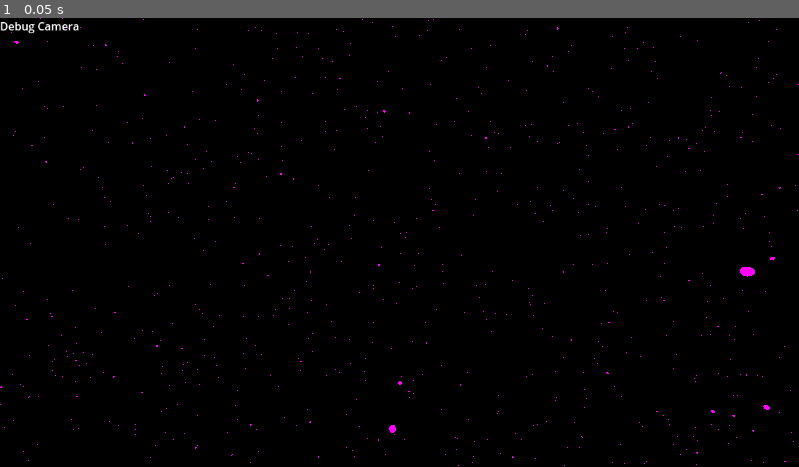
Above: before the commit, frame 1.
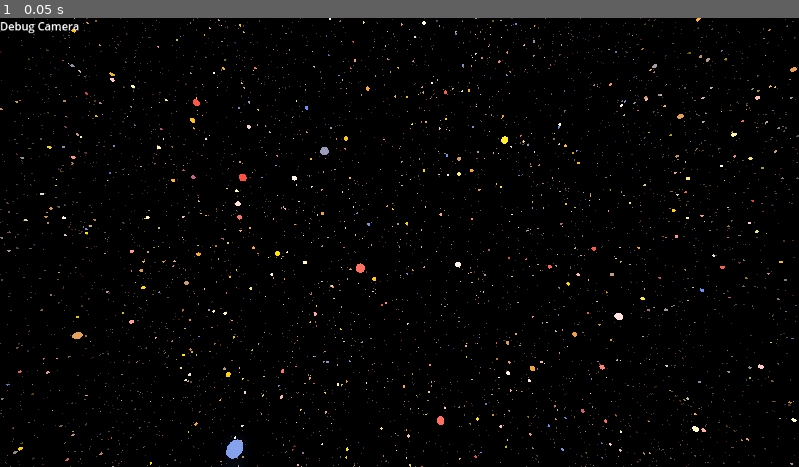
Above: after the commit, the same moment.

Repository: jeh8035/IGME531-Project-4
Game: Godot game, scene res://main.tscn
The game is run twice, just before and just after one commit, with the same random seed, the same clock (stepped at 60 frames per second) and the same inputs.
Inputs:
- Up to frame 1 (0.05 s): no input

The runs differ from the first frame. In frame 1, 2.6% of the frame differs, in the area x 0-100%, y 0-100%.

Commit message:
Finish project

Diff:
--- a/Orbs/orb.gd
+++ b/Orbs/orb.gd
@@ -18,9 +18,10 @@
 
 func _ready() -> void:
 	for i : int in count:
+		var size : float = randf_range(0.1, 4.0);
 		data.append_array([
-			1, 0, 0, randf_range(-bounds/2, bounds/2),
-			0, 1, 0, randf_range(-bounds/2, bounds/2),
-			0, 0, 1, randf_range(-bounds/2, bounds/2)
+			size, 0, 0, randf_range(-bounds/2, bounds/2),
+			0, size, 0, randf_range(-bounds/2, bounds/2),
+			0, 0, size, randf_range(-bounds/2, bounds/2)
 		])
 	finish()
--- a/Orbs/orb.gdshader
+++ b/Orbs/orb.gdshader
@@ -1,15 +1,28 @@
 shader_type spatial;
 
+uniform sampler2D gradient;
+
+varying float rand_val;
+
+//https://tips.orels.sh/optimized-hash-for-shaders
+float hash1(float p)
+{
+    p = fract(p * .1031);
+    p *= p + 33.33;
+    p *= p + p;
+    return fract(p);
+}
+
 void vertex() {
-	// Called for every vertex the material is visible on.
+	rand_val = hash1(
+		MODEL_MATRIX[3][0] +
+		MODEL_MATRIX[3][1] +
+		MODEL_MATRIX[3][2]
+	);
 }
 
 void fragment() {
-	EMISSION = vec3(1.0, 0.0, 1.0);
-	// Called for every pixel the material is visible on.
+	vec4 color = texture(gradient, vec2(rand_val, 0.0));
+
+	EMISSION = color.xyz;
 }
-
-//void light() {
-//	// Called for every pixel for every light affecting the material.
-//	// Uncomment to replace the default light processing function with this one.
-//}
--- a/Orbs/orb.tscn
+++ b/Orbs/orb.tscn
@@ -1,11 +1,20 @@
-[gd_scene load_steps=5 format=3 uid="uid://bae2knb7m8jik"]
+[gd_scene load_steps=7 format=3 uid="uid://bae2knb7m8jik"]
 
 [ext_resource type="Shader" uid="uid://dcc8yvvmd0d3q" path="res://Orbs/orb.gdshader" id="1_a3bkd"]
 [ext_resource type="Script" uid="uid://baxou826gb2is" path="res://Orbs/orb.gd" id="1_crwj2"]
 
+[sub_resource type="Gradient" id="Gradient_a3bkd"]
+offsets = PackedFloat32Array(0, 0.29771, 0.51145, 0.71374, 1)
+colors = PackedColorArray(1, 0.300051, 0.236805, 1, 1, 1, 1, 1, 1, 0.909804, 0, 1, 1, 0.626042, 0.20499, 1, 0.381019, 0.578721, 1, 1)
+
+[sub_resource type="GradientTexture1D" id="GradientTexture1D_n7n60"]
+gradient = SubResource("Gradient_a3bkd")
+width = 20
+
 [sub_resource type="ShaderMaterial" id="ShaderMaterial_n7n60"]
 render_priority = 0
 shader = ExtResource("1_a3bkd")
+shader_parameter/gradient = SubResource("GradientTexture1D_n7n60")
 
 [sub_resource type="SphereMesh" id="SphereMesh_crwj2"]
 radial_segments = 8
--- a/main.tscn
+++ b/main.tscn
@@ -6,12 +6,30 @@
 [sub_resource type="Environment" id="Environment_0xm2m"]
 background_mode = 1
 ambient_light_energy = 0.0
+glow_enabled = true
+glow_levels/1 = 2.07
+glow_levels/3 = 0.0
+glow_levels/5 = 0.0
+glow_intensity = 0.45
+glow_bloom = 1.0
+glow_blend_mode = 0
+glow_hdr_threshold = 0.5
+glow_hdr_scale = 0.98
+glow_hdr_luminance_cap = 49.07
+glow_map_strength = 1.0
+fog_enabled = true
+fog_mode = 1
+fog_light_color = Color(0, 0, 0, 1)
+fog_density = 0.9
+fog_sky_affect = 0.0
+fog_depth_curve = 3.86373
+fog_depth_end = 1000.0
 
 [node name="Node3D" type="Node3D"]
 script = ExtResource("1_h2yge")
 chunk_size = 500.0
-chunks_around = 1
-chunks_remove_distance = 2
+chunks_around = 2
+chunks_remove_distance = 3
 
 [node name="Freecam3D" type="Camera3D" parent="."]
 script = ExtResource("1_ig7tw")
--- a/spawner.gd
+++ b/spawner.gd
@@ -34,7 +34,6 @@
 	if chunks.has(chunk_coord):
 		chunks[chunk_coord].queue_free()
 		chunks.erase(chunk_coord)
-
 
 func _add_chunk(chunk_coord: Vector3i) -> void:
 	if !chunks.has(chunk_coord):
